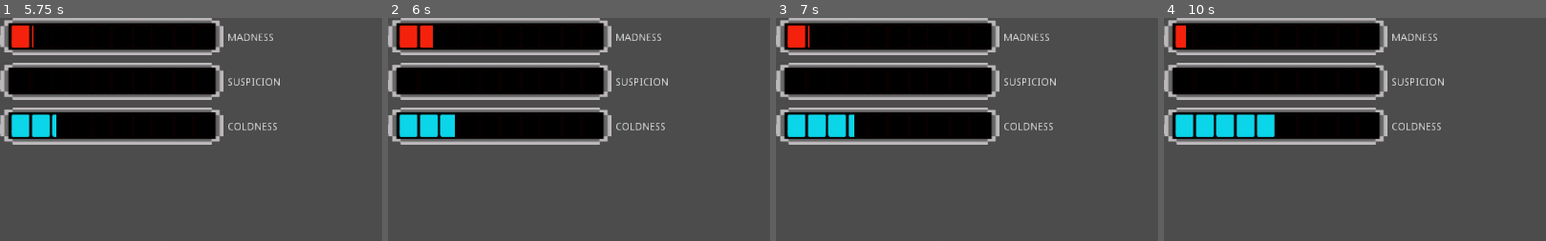
Above: before the commit, frames 1-4 (left to right).
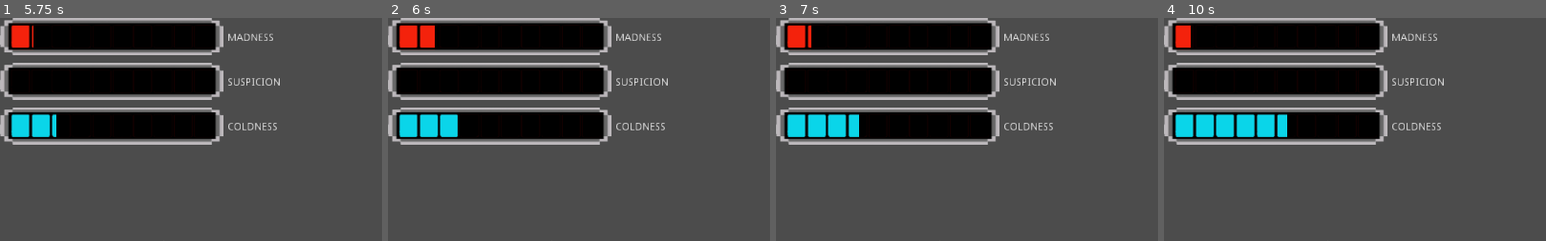
Above: after the commit, the same moments.

Repository: Gaspary23/Sombras_da_Familia
Game: Godot game, scene res://Game/Game.tscn
The game is run twice, just before and just after one commit, with the same random seed, the same clock (stepped at 60 frames per second) and the same inputs.
Inputs:
- Up to frame 1 (5.75 s): tap Enter at 0.5, 3.5 s; hold Right (right) 0.53-1.28 s; tap E (interact) every 0.75 s from 0.6 to 5.1 s; hold Down (down) 1.28-2.03 s; tap Space at 2, 4.25 s; hold Right (right) 2.03-3.53 s; hold Left (left) 3.53-5.03 s; hold Down (down) from 5.03 s (still down)
- Up to frame 2 (6 s): tap Enter at 5.75 s; release Down (down) at 5.78 s; hold Right (right) from 5.78 s (still down); tap E (interact) at 5.85 s
- Up to frame 3 (7 s): keep holding Right (right); tap Space at 6.5 s; tap E (interact) at 6.6 s
- Up to frame 4 (10 s): tap E (interact) every 0.75 s from 7.35 to 9.6 s; release Right (right) at 8.03 s; hold Down (down) 8.03-8.78 s; hold Left (left) 8.78-9.53 s; hold Right (right) from 9.53 s (still down)
The pictures show only the part of the screen within x 0-50%, y 0-50%; the shares and areas given below are measured in that part.

Frame 1 is identical in both runs. In frame 2, 0.1% of the frame differs, in the area x 11-19%, y 2-54%; in frame 3, 0.2%; in frame 4, 0.4%, in the area x 5-33%, y 2-54%.

Commit message:
fix: increase diff and check game over

Diff:
--- a/Game/Game.gd
+++ b/Game/Game.gd
@@ -1,53 +1,52 @@
 extends Node2D
 
-var player : KinematicBody2D
-var progress_bars : CanvasLayer
+signal increase_difficulty
 
 onready var game_over_sound = $gameOverSound
 onready var NPC = $Level/NPC
 onready var WM = $Level/Scenery/Washing_Machine
 
-var currentScene = null
-var time_start = 0
-var time_now = 0
-var boolean = true
-
-
-var count_time = true
-signal increase_difficulty
-var increment_time_value = 20
-
-func _check() -> void:
-	if(NPC.currentPos.x < NPC.objPos.x + 3 and NPC.currentPos.x > NPC.objPos.x - 3 and WM.is_using):
-		NPC.levelOfSuspission += 0.2
-
-
-func _ready() -> void:
-	time_start = OS.get_unix_time()
-	currentScene = get_child(0) # pega o Level1, etc
-	player = currentScene.get_node("Player")
-	progress_bars = get_node("HUD")
-	NPC.setInitialPos(NPC.position)
+var player : KinematicBody2D
+var progress_bars : CanvasLayer
+var currentScene
+var prev_time
+var inc_diff_time = 5
 
 
 func _physics_process(_delta: float) -> void:
-	var WMPos = $Level/Scenery/Washing_Machine.position
 	#NPC.scripted()
 	#if (boolean == true):
 	#	NPC.setPos(WMPos)
 	#	boolean = false
 
-	time_now = OS.get_unix_time()
-	var time_elapsed: int = time_now - time_start
-	if time_elapsed % increment_time_value == 0 and time_elapsed != 0 and count_time:
-		count_time = false
+	increase_difficulty()
+	_check()
+	check_game_over()
+
+
+func goto_scene(path: String):
+	var world := get_child(0)
+	world.free()
+	var res := ResourceLoader.load(path)
+	currentScene = res.instance()
+	get_tree().get_root().add_child(currentScene)
+
+
+func _check():
+	if(NPC.currentPos.x < NPC.objPos.x + 3 and NPC.currentPos.x > NPC.objPos.x - 3 and WM.is_using):
+		NPC.levelOfSuspission += 0.2
+
+
+func increase_difficulty():
+	var current_time = OS.get_unix_time()
+	var elapsed_time = current_time - prev_time
+
+	if (elapsed_time - inc_diff_time >= 0):
+		prev_time = current_time
 		emit_signal("increase_difficulty")
 
-	if time_elapsed % increment_time_value != 0 and !count_time:
-		count_time = true
 
-	_check()
-	# Check Game Over
+func check_game_over():
 	if (progress_bars.madness_bar.value >= 100
 	or progress_bars.suspicion_bar.value >= 100
 	or progress_bars.coldness_bar.value >= 100):
@@ -59,9 +58,9 @@
 		get_tree().change_scene("res://Game/GameOver.tscn")
 
 
-func goto_scene(path: String):
-	var world := get_child(0)
-	world.free()
-	var res := ResourceLoader.load(path)
-	currentScene = res.instance()
-	get_tree().get_root().add_child(currentScene)
+func _ready():
+	prev_time = OS.get_unix_time()
+	currentScene = get_child(0) # pega o Level1, etc
+	player = currentScene.get_node("Player")
+	progress_bars = get_node("HUD")
+	NPC.setInitialPos(NPC.position)
--- a/Game/HUD.gd
+++ b/Game/HUD.gd
@@ -1,13 +1,12 @@
 extends CanvasLayer
 
+onready var coldness_bar = $Coldness/Coldness_Progress
 onready var madness_bar = $Madness/Madness_Progress
+onready var suspicion_bar = $Suspicion/Suspicion_Progress
+var coldness_delta = 5
 var madness_delta = 5
-
-onready var suspicion_bar = $Suspicion/Suspicion_Progress
 var suspicion_delta = 0
-
-onready var coldness_bar = $Coldness/Coldness_Progress
-var coldness_delta = 5
+var diff_increment = 1.1
 
 
 func _on_Madness_Timer_timeout() -> void:
@@ -35,6 +34,6 @@
 
 
 func _on_Game_increase_difficulty() -> void:
-	madness_delta *= 2
-	suspicion_delta *= 2
-	coldness_delta *= 2
+	madness_delta *= diff_increment
+	suspicion_delta *= diff_increment
+	coldness_delta *= diff_increment
